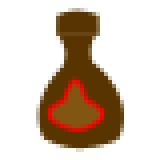
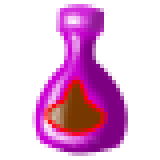
Layers edited between the first and the second 160×160 image:
added layer "Слой 8" (69%) in group "shoyu" over [36, 76, 108, 140]
painted on "Фигура 4" over [44, 76, 108, 136]
added layer "Слой 6" in group "shoyu" over [36, 8, 104, 148]
added layer "Слой 5" (39%) in group "shoyu" over [40, 20, 128, 156]
painted on "Фигура 1" over [32, 28, 128, 156]
added layer "Слой 7" (32%) in group "shoyu" over [60, 4, 108, 52]
painted on "Фигура 3" over [56, 4, 108, 36]
